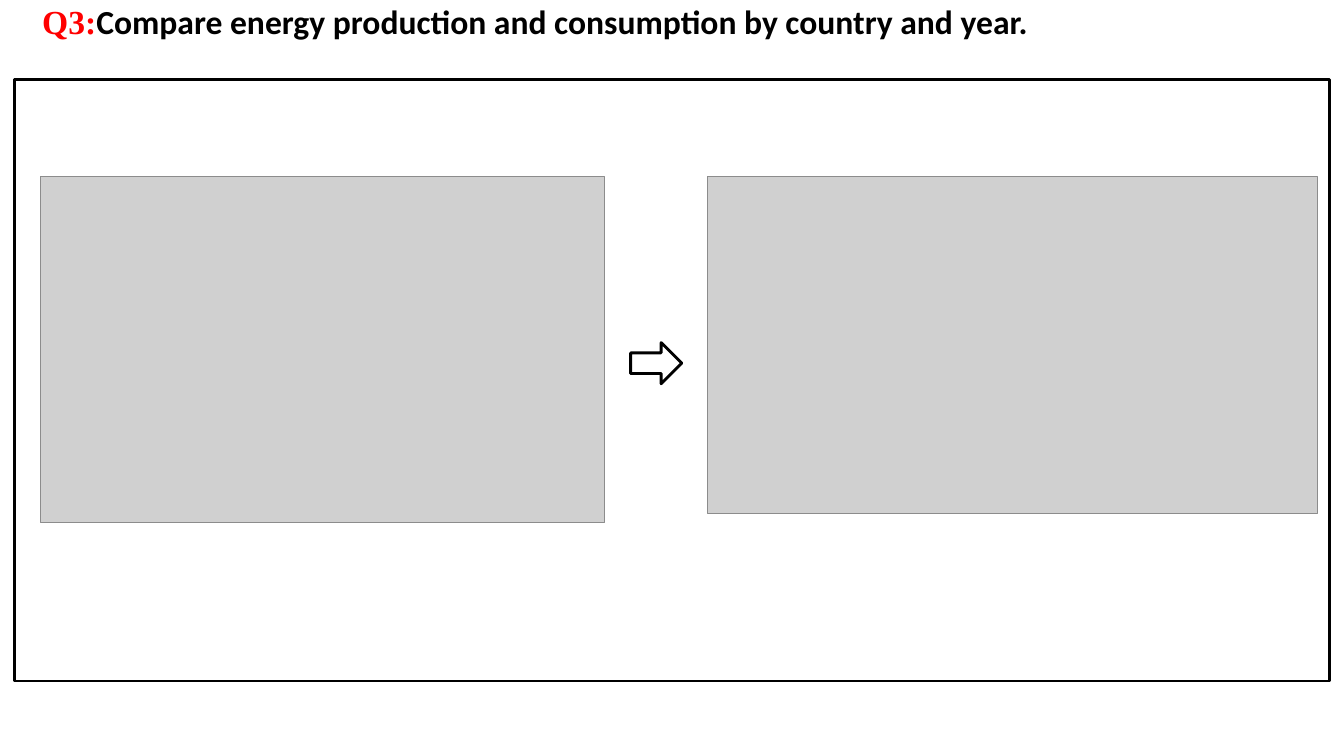
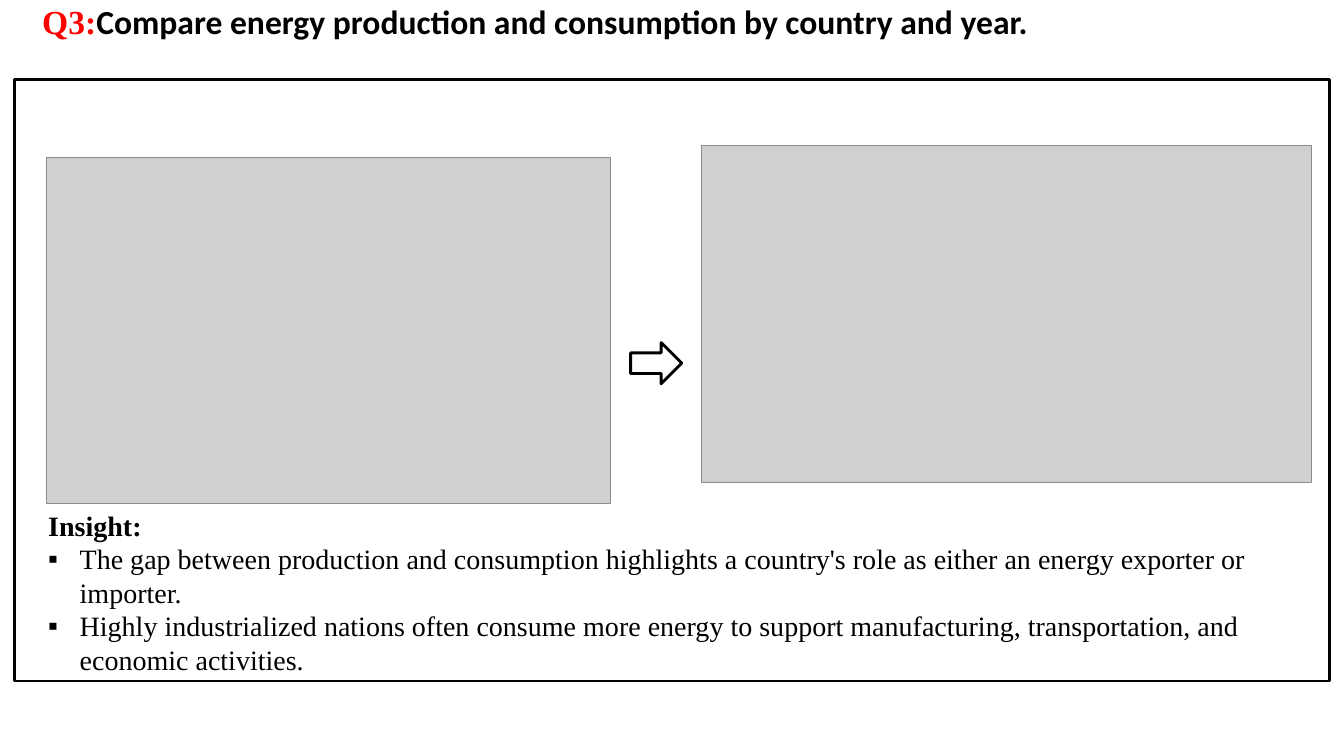
Before and after one commit to ShivaniGundla/SQL_Project, a slide deck: slide 10 of presentation/SQL_Project_Shivani_Gundla.pptx (slide 9 before the commit). Drawn at 1344x756 pixels with LibreOffice and Linux fonts; fonts in the diff are those of the drawing; grey boxes stand for pictures; background and template pictures are left out. Boxes give left, top, right and bottom in pixels: in the first picture for what was removed or moved away, otherwise in the second. Text is boxed around its words. In the diff, an @@ line names an element or a change of style, - is before the commit and + after.

```diff
--- a/presentation/SQL_Project_Shivani_Gundla.pptx
+++ b/presentation/SQL_Project_Shivani_Gundla.pptx
@@ picture: place and size @@
-picture at [708, 176, 1318, 513]
+picture at [702, 146, 1312, 483]
@@ picture: place and size @@
-picture at [41, 176, 605, 522]
+picture at [46, 157, 610, 503]
@@ text added at [48, 516, 1244, 671], 20 pt, text #000000 @@
+Insight:
+▪ The gap between production and consumption highlights a country's role as either an energy exporter or importer.
+▪ Highly industrialized nations often consume more energy to support manufacturing, transportation, and economic activities.
```
Also in this commit, not shown: 16 other slides changed, 2 slides added, 2 slides removed.
